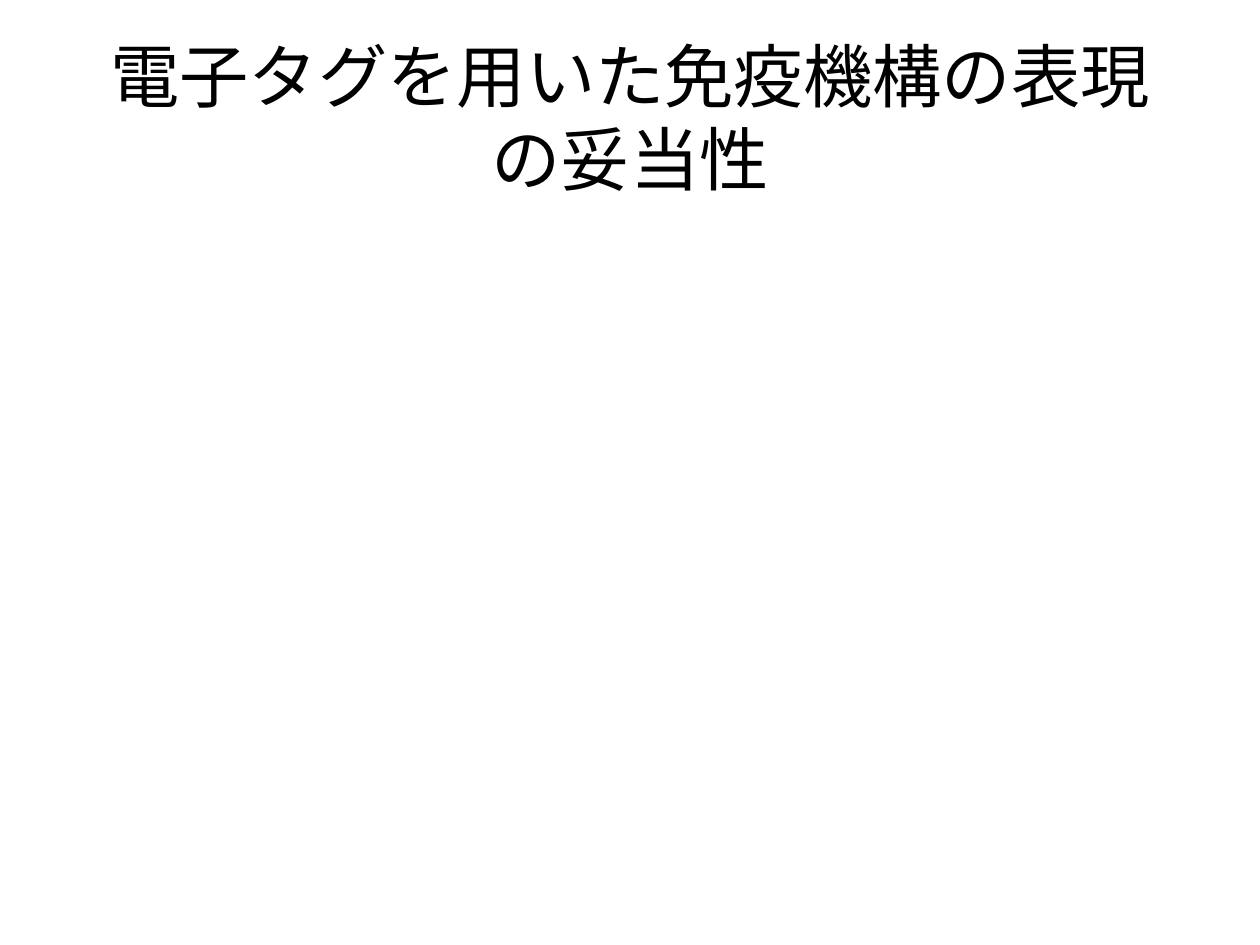
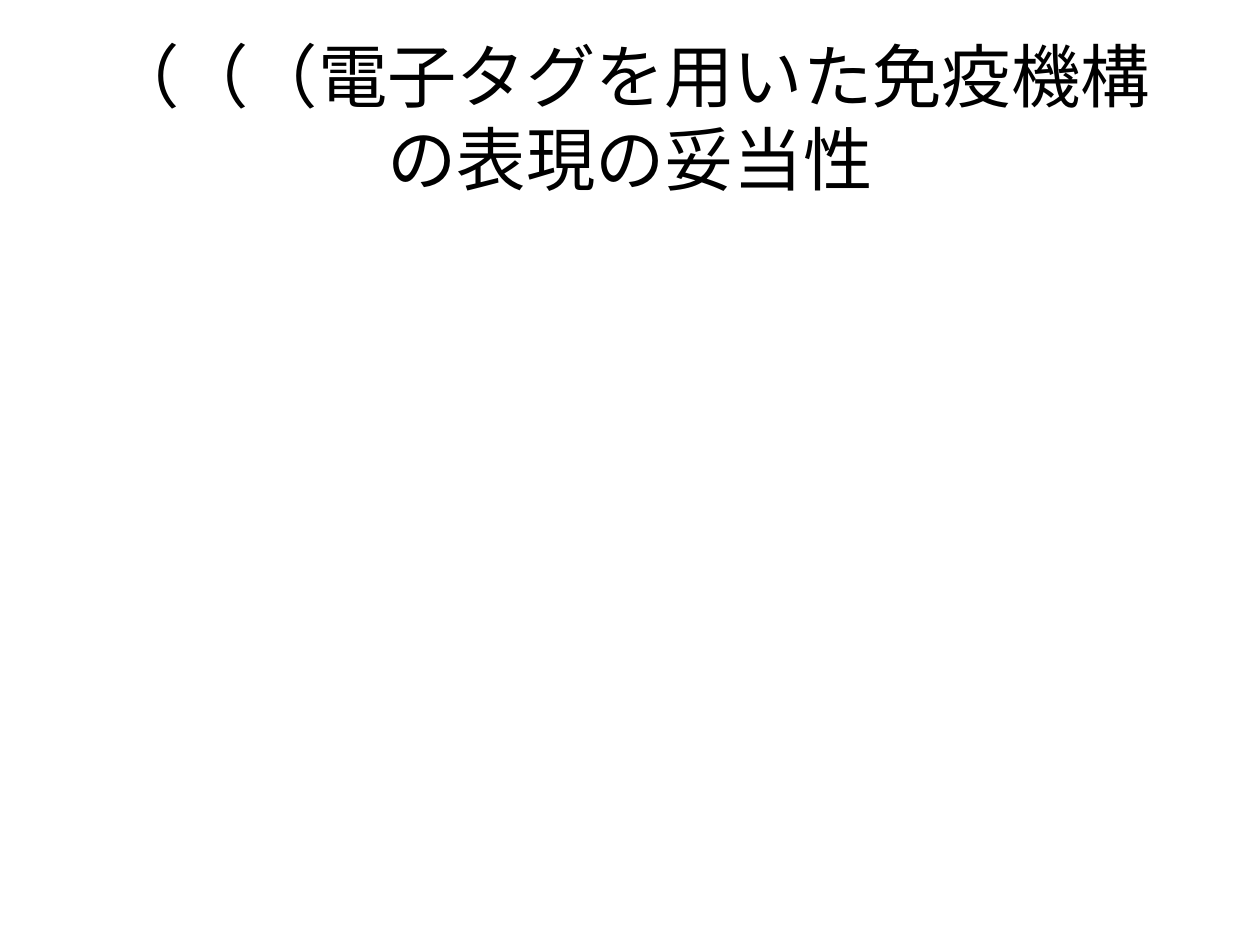
Before and after one commit to nkud/Research-BB, a slide deck: slide 21 of ppt/卒業研究.pptx (slide 17 before the commit). Drawn at 1260x945 pixels with LibreOffice and Linux fonts; fonts in the diff are those of the drawing. Boxes give left, top, right and bottom in pixels: in the first picture for what was removed or moved away, otherwise in the second. Text is boxed around its words. In the diff, an @@ line names an element or a change of style, - is before the commit and + after.

```diff
--- a/ppt/卒業研究.pptx
+++ b/ppt/卒業研究.pptx
@@ title at bbox=[110, 43, 1150, 191]: text changed @@
-電子タグを用いた免疫機構の表現の妥当性
+（（（電子タグを用いた免疫機構の表現の妥当性
```
Also in this commit, not shown: 5 other slides changed, 5 slides added, 1 slide removed.
